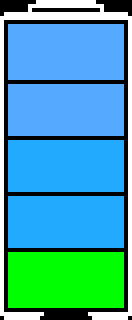
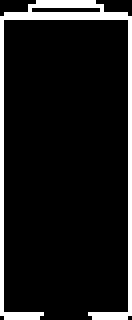
Before/after of a (132, 320) layered artwork. What changed in the layer stack:
hid "Calque copié #1" over box(8, 84, 124, 136)
hid "Calque copié #2" over box(8, 140, 124, 192)
hid "Calque copié #3" over box(8, 196, 124, 248)
hid "Calque copié #4" over box(8, 252, 124, 308)
painted on "Calque copié" over box(8, 24, 124, 80)
